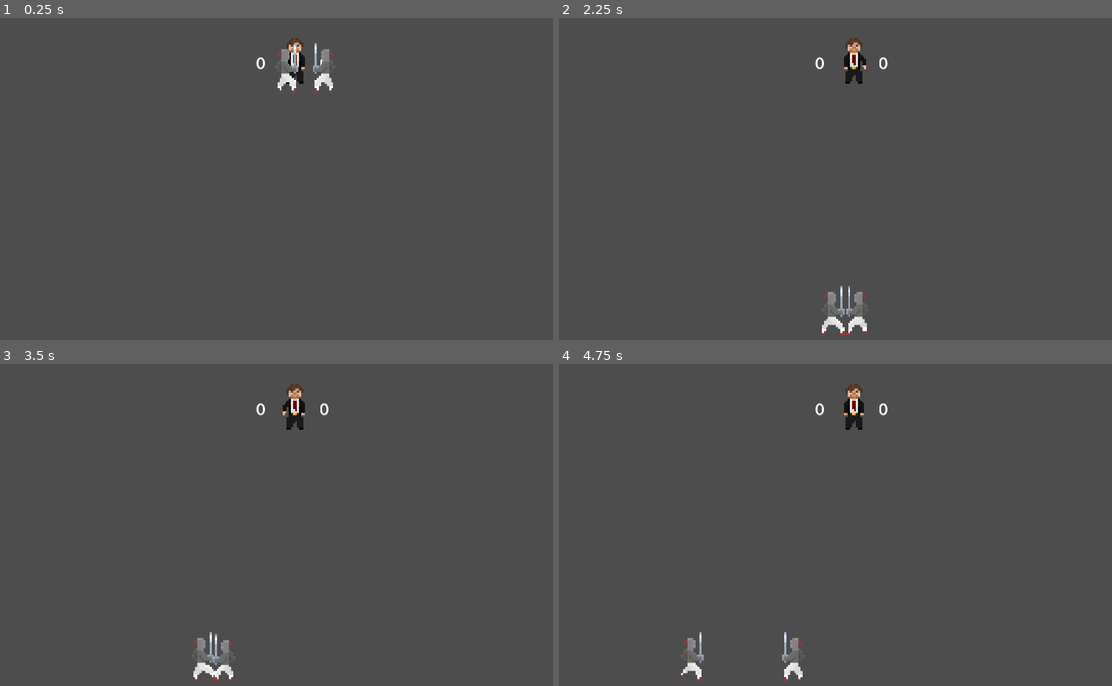
Above: before the commit, frames 1-4 (two rows, left to right).
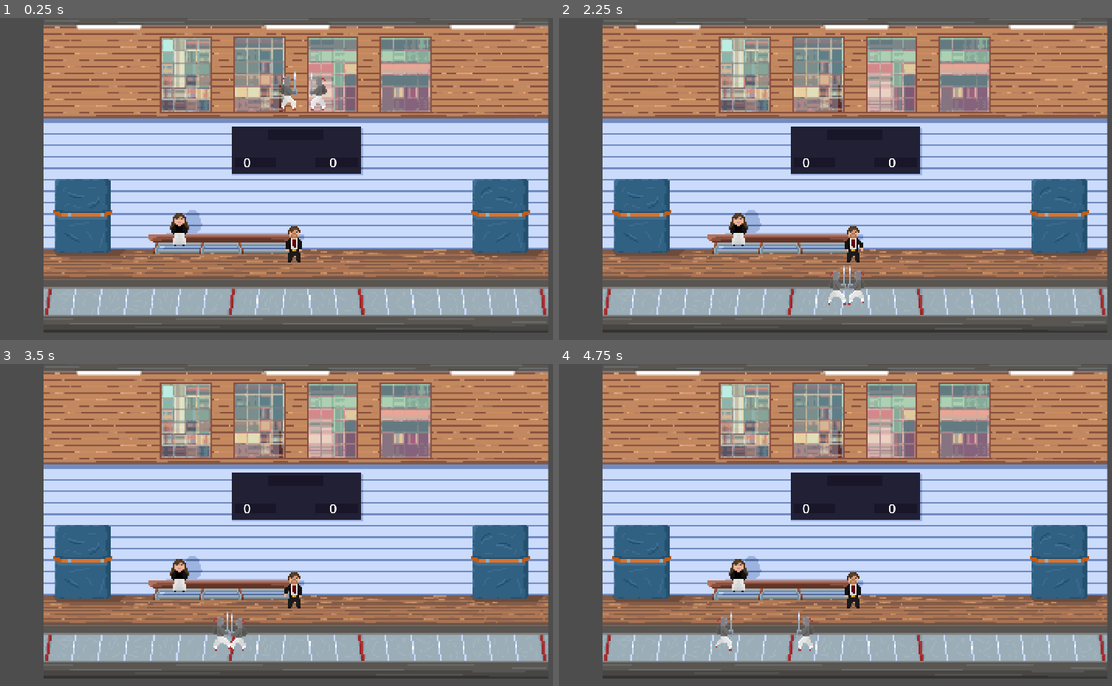
Above: after the commit, the same moments.

Repository: erikdervik/eisen-und-ehre
Game: Godot game, scene res://game.tscn
The game is run twice, just before and just after one commit, with the same random seed, the same clock (stepped at 60 frames per second) and the same inputs. The engine's default icon, where the game draws it, is replaced by a stand-in: a white triangle on a blue panel in a dark square.
Inputs:
- Up to frame 1 (0.25 s): no input
- Up to frame 2 (2.25 s): hold Left (p2_left) 0.53-1.28 s; hold D (p1_right) 0.53-2.03 s; tap Right (p2_right) at 1.35 s; hold A (p1_left) from 2.03 s (still down); hold Left (p2_left) from 2.03 s (still down)
- Up to frame 3 (3.5 s): release A (p1_left) at 2.78 s; release Left (p2_left) at 2.78 s; hold D (p1_right) from 2.78 s (still down); tap Right (p2_right) at 2.85 s
- Up to frame 4 (4.75 s): hold Left (p2_left) 3.53-4.28 s; tap Enter at 4.25 s; release D (p1_right) at 4.28 s; hold A (p1_left) from 4.28 s (still down); tap Right (p2_right) at 4.35 s

The runs differ from the first frame. In frame 1, 82% of the frame differs, in the area x 7-100%, y 0-98%; in frame 2, 82%, in the area x 7-100%, y 0-99%; in frame 3, 82%; in frame 4, 82%.

Commit message:
background added to the game

Diff:
--- a/game.tscn
+++ b/game.tscn
@@ -1,7 +1,8 @@
-[gd_scene load_steps=42 format=3 uid="uid://c8b3dckx4gc31"]
+[gd_scene load_steps=43 format=3 uid="uid://c8b3dckx4gc31"]
 
 [ext_resource type="Script" uid="uid://o3ue1pvjb42b" path="res://game.gd" id="1_e2o6t"]
 [ext_resource type="Texture2D" uid="uid://bkiqi8755qk7u" path="res://assets/sprites/kampfrichter/sheet.png" id="2_e2o6t"]
+[ext_resource type="Texture2D" uid="uid://dair51oc7hgui" path="res://assets/sprites/background/background.png" id="3_feb5d"]
 
 [sub_resource type="WorldBoundaryShape2D" id="WorldBoundaryShape2D_e2o6t"]
 distance = -278.0
@@ -334,6 +335,7 @@
 
 [node name="Camera2D" type="Camera2D" parent="."]
 position = Vector2(0, 130)
+zoom = Vector2(0.8, 0.8)
 
 [node name="StaticBody2D" type="StaticBody2D" parent="."]
 
@@ -341,19 +343,21 @@
 shape = SubResource("WorldBoundaryShape2D_e2o6t")
 
 [node name="scoreP1" type="Label" parent="."]
-offset_left = 24.0
-offset_right = 64.0
-offset_bottom = 23.0
+offset_left = 42.0
+offset_top = 92.0
+offset_right = 82.0
+offset_bottom = 115.0
 text = "0"
 
 [node name="scoreP2" type="Label" parent="."]
-offset_left = -38.0
-offset_right = 2.0
-offset_bottom = 23.0
+offset_left = -63.0
+offset_top = 92.0
+offset_right = -23.0
+offset_bottom = 115.0
 text = "0"
 
 [node name="judge" type="AnimatedSprite2D" parent="."]
-position = Vector2(0, 10)
+position = Vector2(-1, 204)
 scale = Vector2(2, 2)
 sprite_frames = SubResource("SpriteFrames_r62pu")
 animation = &"konterattacke(links)"
@@ -366,3 +370,9 @@
 bbcode_enabled = true
 horizontal_alignment = 1
 vertical_alignment = 1
+
+[node name="Sprite2D" type="Sprite2D" parent="."]
+z_index = -1
+position = Vector2(1, 114)
+scale = Vector2(2, 2)
+texture = ExtResource("3_feb5d")
Not shown, added: assets/sprites/background/background.png.import
